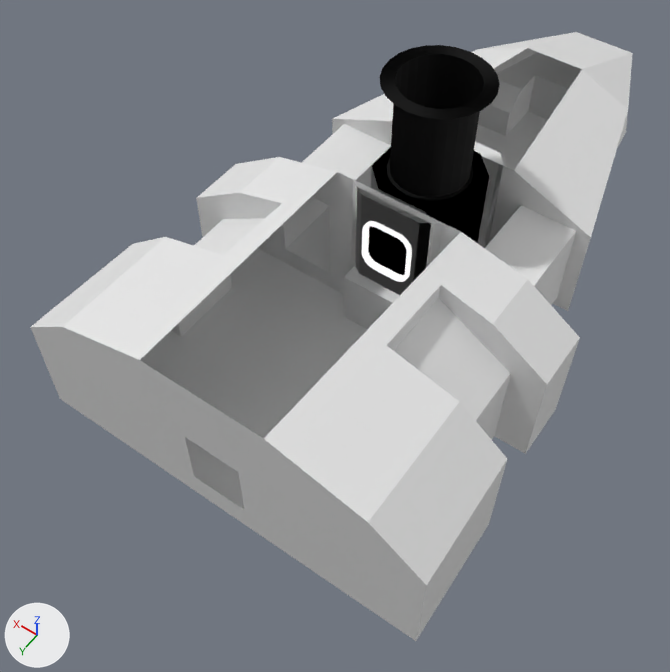
Two versions of the Blender file Models/MarkIVSystem/mk4cockpit-2.blend, one commit apart.
Before and after are seen from a 50 mm camera at (-3.04, 6.14, 7.98) aimed at (0.21, 1.6, 0.83). Arrows for +X, +Y and +Z are at lower left; the lights stay in place.

The first picture shows 'dockingShaft', 'frame.001', 'shellCollider', 'tube.002'.
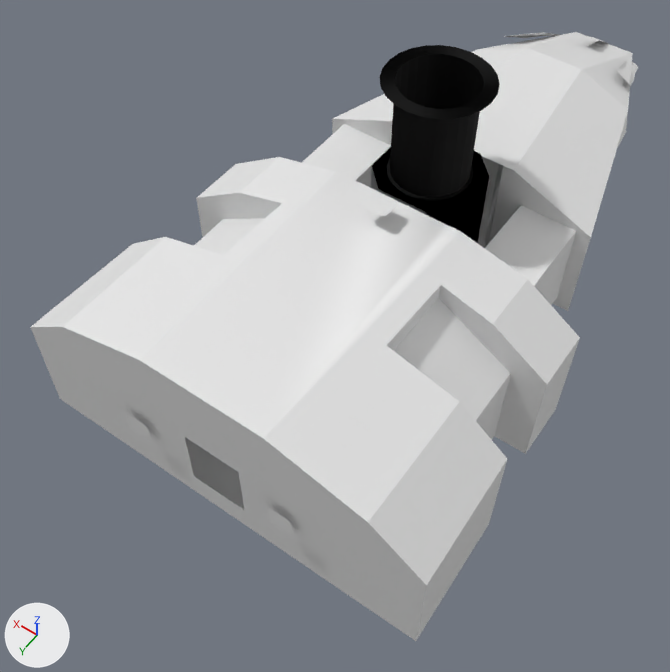
Commit message: fix holes in the roof of the mk4cockpit-2

Boxes [x1, y1, x2, y2] around the edits, measured in the pictures (670 x 672 px):
'depthMask', shown: after [126, 32, 638, 535]
part 1 of me_cube_001, added: after [475, 48, 582, 170]
part 2 of me_cube_001, added: after [140, 172, 461, 438]

What changed in the scene script:
```text
Change me_cube_001:
    where me_cube_001.from_pydata(...)  # 188 vertices, 132 faces; spans x -2.02..2.02, y -3.77..3.59, z 0.59..2.33
    used by ob_shellcollider; parent = ob_freeiva; location = (0.0, 0.0, 0.0)
    verts and faces of me_cube_001; kept vertices keep their numbers, new ones are numbered from 188
    before: 40 (0.49, -0.12, 2.14), 57 (-0.49, -0.12, 2.14) at pixel (503, 165), 72 (-0.33, -2.18, 1.91) at pixel (581, 69), 73 (-0.6, -0.12, 2.14) at pixel (513, 170), 74 (0.6, -0.12, 2.14)
    before: 75 (0.33, -2.18, 1.91) at pixel (527, 47)
    before: 50 (-0.65, 0.94, 2.24) at pixel (460, 231), 51 (0.65, 0.94, 2.24) at pixel (337, 171), 84 (-0.6, 3.59, 2.33) at pixel (263, 438), 85 (0.6, 3.59, 2.33) at pixel (139, 360), 104 (0.47, 0.94, 2.24) at pixel (353, 179)
    before: 106 (-0.47, 0.94, 2.24) at pixel (443, 223)
    me_cube_001 part 1
    add faces += [(40, 74, 75, 72, 73, 57)]
    me_cube_001 part 2
    add faces += [(50, 84, 85, 51, 104, 106)]
Change ob_depthmask:
    remove ob_depthmask.hide_set(True)
```
